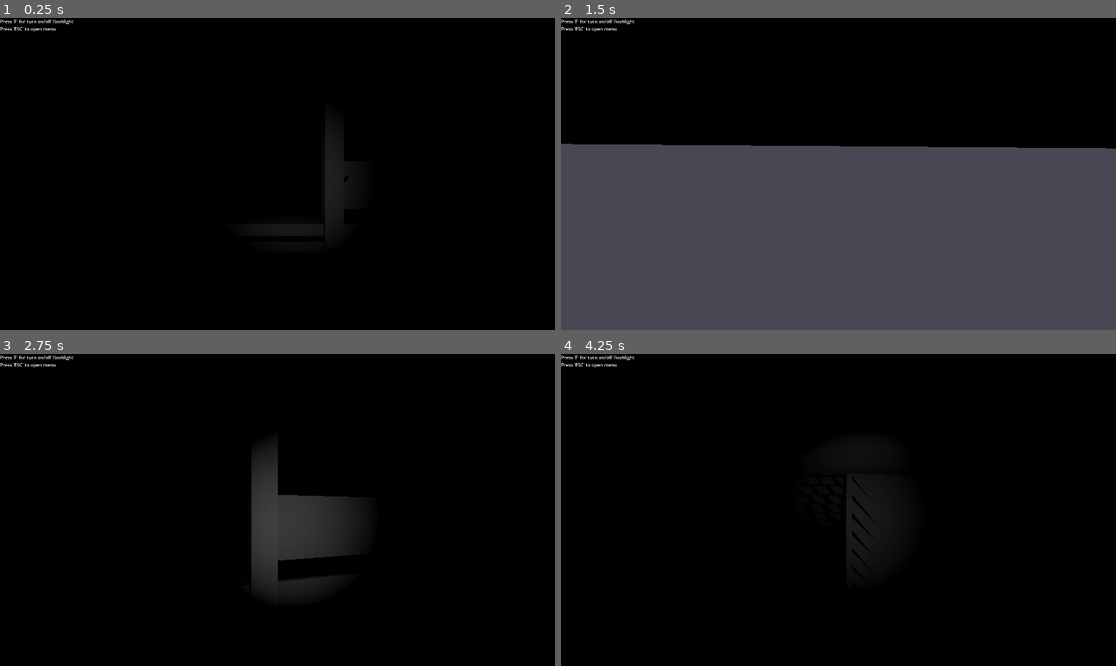
Above: before the commit, frames 1-4 (two rows, left to right).
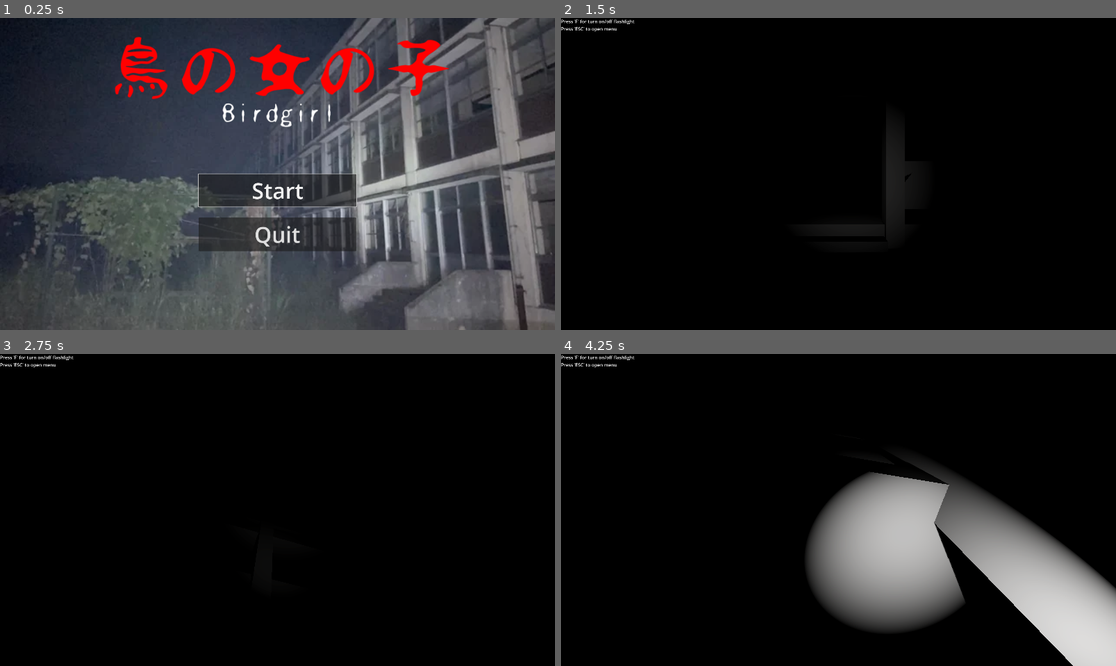
Above: after the commit, the same moments.

Repository: rpiyaphat1/Horror3DProject
Game: Godot game, scene res://opening_scene.tscn
The game is run twice, just before and just after one commit, with the same random seed, the same clock (stepped at 60 frames per second) and the same inputs. Before the commit the project starts from res://scenes/House.tscn.
Inputs (mouse positions are in pixels of both pictures, inside the frame that each line leads up to):
- Up to frame 1 (0.25 s): no input
- Up to frame 2 (1.5 s): click (838, 189) at 0.5 s, where only the run after the commit has a clickable "Start"; click (832, 280) at 1.25 s, where only the run after the commit has a clickable "Skip"
- Up to frame 3 (2.75 s): tap F at 2, 2.1 s; move the mouse to (305, 510) at 2.02 s; hold W (up) from 2.03 s (still down)
- Up to frame 4 (4.25 s): keep holding W (up); tap F at 2.75, 2.85, 3.5, 3.6 s; move the mouse to (810, 510) at 2.77 s; move the mouse to (849, 503) at 3.52 s

The runs differ from the first frame. In frame 1, 100% of the frame differs, in the area x 0-100%, y 0-100%; in frame 2, 59%; in frame 3, 5.0%; in frame 4, 20%.

Commit message:
start_menu, story

Diff:
--- /dev/null
+++ b/label.gd
@@ -0,0 +1,16 @@
+extends Label
+@export var msg := "โรงเรียนร้างกลางเงามืดถูกกล่าวขานว่าเป็นสถานที่ต้องสาป วิญญาณดวงใหญ่ที่ถูกผนึกด้วยยันต์โบราณยังคงกักเก็บความแค้น\nหากยันต์เหล่านี้ขาดหาย มันจะหลุดออกมาอาละวาด ผู้เล่นจึงต้องเสี่ยงชีวิตเข้าไปตามหาและเก็บยันต์ให้ครบเพื่อปลดปล่อยคำสาป\nแต่เบื้องหลังเงามืดกลับมีปีศาจบิดเบี้ยวรอคอยอยู่ มันเฝ้าติดตาม ไล่ล่า และสาบานว่าจะไม่ปล่อยให้ผู้ใดออกไปจากที่แห่งนี้ได้ง่าย ๆ\n"
+@export var speed := 0.125   # วินาที/ตัวอักษร
+@export var pitch_jitter := 0.1
+@onready var Click := $Click
+
+func _ready():
+	text = msg
+	visible_characters = 0           # Label ก็รองรับ property นี้
+	for i in range(1, get_total_character_count()+1):
+		if i%5 == 0:
+			Click.play()
+			Click.pitch_scale = 1.0 + randf_range(-pitch_jitter, pitch_jitter)
+		visible_characters = i
+		await get_tree().create_timer(speed).timeout
+	Click.stop()
--- /dev/null
+++ b/opening_scene.gd
@@ -0,0 +1,17 @@
+extends CanvasLayer
+
+@export_file("*.tscn") var next_scene_path : String = "res://scenes/game.tscn"
+
+func _ready() -> void:
+	$StartButton.pressed.connect(_on_start_pressed)
+	$QuitButton.pressed.connect(_on_quit_pressed)
+	$StartButton.grab_focus()
+
+func _on_start_pressed() -> void:
+	if next_scene_path.is_empty():
+		push_error("No scene assigned to 'next_scene_path'")
+		return
+	get_tree().change_scene_to_file(next_scene_path)
+
+func _on_quit_pressed() -> void:
+	get_tree().quit()
--- /dev/null
+++ b/opening_scene.tscn
@@ -0,0 +1,92 @@
+[gd_scene load_steps=5 format=3 uid="uid://bicinyle65tbj"]
+
+[ext_resource type="Script" uid="uid://3fu4jx45xdah" path="res://opening_scene.gd" id="1_n0ess"]
+[ext_resource type="Texture2D" uid="uid://clw1h2f0t78wd" path="res://assets/images/opening_picture.png" id="1_x7dql"]
+[ext_resource type="FontFile" uid="uid://1s1obv8h6drl" path="res://minamoji04.ttf" id="3_etrj5"]
+[ext_resource type="AudioStream" uid="uid://0dhinqtxd5cg" path="res://sounds/city-night-crickets-24013.mp3" id="4_n0ess"]
+
+[node name="opening_scene" type="CanvasLayer"]
+script = ExtResource("1_n0ess")
+next_scene_path = "uid://dvy3tyd186owx"
+
+[node name="TextureRect" type="TextureRect" parent="."]
+offset_right = 1920.0
+offset_bottom = 1080.0
+texture = ExtResource("1_x7dql")
+
+[node name="StartButton" type="Button" parent="."]
+anchors_preset = 8
+anchor_left = 0.5
+anchor_top = 0.5
+anchor_right = 0.5
+anchor_bottom = 0.5
+offset_left = -273.0
+offset_top = -0.5
+offset_right = 273.0
+offset_bottom = 112.5
+grow_horizontal = 2
+grow_vertical = 2
+size_flags_horizontal = 4
+theme_override_font_sizes/font_size = 76
+text = "Start"
+
+[node name="QuitButton" type="Button" parent="."]
+anchors_preset = 8
+anchor_left = 0.5
+anchor_top = 0.5
+anchor_right = 0.5
+anchor_bottom = 0.5
+offset_left = -273.0
+offset_top = 151.0
+offset_right = 273.0
+offset_bottom = 267.0
+grow_horizontal = 2
+grow_vertical = 2
+size_flags_horizontal = 4
+size_flags_vertical = 4
+theme_override_font_sizes/font_size = 76
+text = "Quit
+"
+
+[node name="GameName" type="Label" parent="."]
+anchors_preset = 8
+anchor_left = 0.5
+anchor_top = 0.5
+anchor_right = 0.5
+anchor_bottom = 0.5
+offset_left = -600.0
+offset_top = -260.0
+offset_right = 5.0
+offset_bottom = -181.0
+grow_horizontal = 2
+grow_vertical = 2
+scale = Vector2(2, 2)
+size_flags_horizontal = 4
+theme_override_fonts/font = ExtResource("3_etrj5")
+theme_override_font_sizes/font_size = 50
+text = "Birdgirl"
+horizontal_alignment = 1
+
+[node name="GameName2" type="Label" parent="."]
+anchors_preset = 8
+anchor_left = 0.5
+anchor_top = 0.5
+anchor_right = 0.5
+anchor_bottom = 0.5
+offset_left = -1168.0
+offset_top = -486.0
+offset_right = 8.0
+offset_bottom = -278.0
+grow_horizontal = 2
+grow_vertical = 2
+scale = Vector2(2, 2)
+size_flags_horizontal = 4
+theme_override_colors/font_color = Color(1, 0, 0, 1)
+theme_override_fonts/font = ExtResource("3_etrj5")
+theme_override_font_sizes/font_size = 120
+text = "鳥の女の子"
+horizontal_alignment = 1
+
+[node name="BG" type="AudioStreamPlayer" parent="."]
+stream = ExtResource("4_n0ess")
+autoplay = true
--- a/project.godot
+++ b/project.godot
@@ -11,7 +11,7 @@
 [application]
 
 config/name="Fps Horror Tutorial"
-run/main_scene="res://scenes/House.tscn"
+run/main_scene="uid://bicinyle65tbj"
 config/features=PackedStringArray("4.4")
 config/icon="res://icon.png"
 
--- /dev/null
+++ b/story.gd
@@ -0,0 +1,14 @@
+extends RichTextLabel
+
+#var Text = "โรงเรียนร้างกลางเงามืดถูกกล่าวขานว่าเป็นสถานที่ต้องสาป วิญญาณดวงใหญ่ที่ถูกผนึกด้วยยันต์โบราณยังคงกักเก็บความแค้น\nหากยันต์เหล่านี้ขาดหาย มันจะหลุดออกมาอาละวาด ผู้เล่นจึงต้องเสี่ยงชีวิตเข้าไปตามหาและเก็บยันต์ให้ครบเพื่อปลดปล่อยคำสาป\nแต่เบื้องหลังเงามืดกลับมีปีศาจบิดเบี้ยวรอคอยอยู่ มันเฝ้าติดตาม ไล่ล่า และสาบานว่าจะไม่ปล่อยให้ผู้ใดออกไปจากที่แห่งนี้ได้ง่าย ๆ\n"
+
+func _ready() -> void:
+	pass
+
+func scroll_text(input_text:String)->void:
+	visible_characters = 0
+	text = input_text
+
+	for i in get_parsed_text():
+		visible_characters += 1
+		await get_tree().create_timer(0.1).timeout
--- /dev/null
+++ b/story_scene.gd
@@ -0,0 +1,13 @@
+extends CanvasLayer
+
+@export_file("*.tscn") var next_scene_path : String = "res://scenes/Home.tscn"
+
+func _ready() -> void:
+	$SkipButton.pressed.connect(_on_start_pressed)
+	$SkipButton.grab_focus()
+
+func _on_start_pressed() -> void:
+	if next_scene_path.is_empty():
+		push_error("No scene assigned to 'next_scene_path'")
+		return
+	get_tree().change_scene_to_file(next_scene_path)
--- /dev/null
+++ b/story_scene.tscn
@@ -0,0 +1,63 @@
+[gd_scene load_steps=8 format=3 uid="uid://dvy3tyd186owx"]
+
+[ext_resource type="Texture2D" uid="uid://u8nd3l7gsq00" path="res://assets/images/story_game.png" id="1_7jyys"]
+[ext_resource type="Script" uid="uid://cf85plsinjcte" path="res://story_scene.gd" id="1_dv2j7"]
+[ext_resource type="Script" uid="uid://b8xxw652qcul4" path="res://story.gd" id="2_8n8t3"]
+[ext_resource type="Script" uid="uid://3e80d66c2gbr" path="res://label.gd" id="3_dk3vo"]
+[ext_resource type="FontFile" uid="uid://gi6fhwlvc6by" path="res://THSarabunNew Bold.ttf" id="3_n3x6s"]
+[ext_resource type="AudioStream" uid="uid://b8wwcckioydxb" path="res://sounds/Typing Sound Effect no copyright (1).mp3" id="4_mmiqm"]
+[ext_resource type="AudioStream" uid="uid://dy3bl0ihfpe0a" path="res://assets/horror_japanese_sound.mp3" id="6_tw2aj"]
+
+[node name="CanvasLayer" type="CanvasLayer"]
+script = ExtResource("1_dv2j7")
+next_scene_path = "uid://b02k4gkmkxyc2"
+
+[node name="TextureRect" type="TextureRect" parent="."]
+offset_right = 1920.0
+offset_bottom = 1080.0
+texture = ExtResource("1_7jyys")
+
+[node name="RichTextLabel" type="RichTextLabel" parent="."]
+visible = false
+offset_left = 660.0
+offset_top = 57.0
+offset_right = 1285.0
+offset_bottom = 1141.0
+bbcode_enabled = true
+text = "โรงเรียนร้างกลางเงามืดถูกกล่าวขานว่าเป็นสถานที่ต้องสาป วิญญาณดวงใหญ่ที่ถูกผนึกด้วยยันต์โบราณยังคงกักเก็บความแค้น\\nหากยันต์เหล่านี้ขาดหาย มันจะหลุดออกมาอาละวาด ผู้เล่นจึงต้องเสี่ยงชีวิตเข้าไปตามหาและเก็บยันต์ให้ครบเพื่อปลดปล่อยคำสาป\\nแต่เบื้องหลังเงามืดกลับมีปีศาจบิดเบี้ยวรอคอยอยู่ มันเฝ้าติดตาม ไล่ล่า และสาบานว่าจะไม่ปล่อยให้ผู้ใดออกไปจากที่แห่งนี้ได้ง่าย ๆ\\n"
+script = ExtResource("2_8n8t3")
+
+[node name="Label" type="Label" parent="."]
+offset_left = 129.0
+offset_top = 62.0
+offset_right = 1798.0
+offset_bottom = 568.0
+theme_override_fonts/font = ExtResource("3_n3x6s")
+theme_override_font_sizes/font_size = 50
+script = ExtResource("3_dk3vo")
+
+[node name="Click" type="AudioStreamPlayer" parent="Label"]
+stream = ExtResource("4_mmiqm")
+volume_db = -10.0
+
+[node name="BG" type="AudioStreamPlayer" parent="."]
+stream = ExtResource("6_tw2aj")
+autoplay = true
+
+[node name="SkipButton" type="Button" parent="."]
+anchors_preset = 8
+anchor_left = 0.5
+anchor_top = 0.5
+anchor_right = 0.5
+anchor_bottom = 0.5
+offset_left = -283.0
+offset_top = 304.0
+offset_right = 263.0
+offset_bottom = 420.0
+grow_horizontal = 2
+grow_vertical = 2
+size_flags_horizontal = 4
+size_flags_vertical = 4
+theme_override_font_sizes/font_size = 76
+text = "Skip
+"
Binary file added: assets/enemy_model/momo_3d_model.glb
Not shown, added: assets/enemy_model/momo_3d_model.glb.import
Binary file added: assets/enemy_model/momo_3d_model_0.png
Not shown, added: assets/enemy_model/momo_3d_model_0.png.import
Binary file added: assets/enemy_model/momo_3d_model_1.png
Not shown, added: assets/enemy_model/momo_3d_model_1.png.import
Binary file added: assets/enemy_model/momo_3d_model_2.png
Not shown, added: assets/enemy_model/momo_3d_model_2.png.import
Not shown, added: assets/horror_japanese_sound.mp3.import
Binary file added: assets/images/jumpscare.png
Not shown, added: assets/images/jumpscare.png.import
Binary file added: assets/images/opening_picture.png
(and 26 more such lines)
